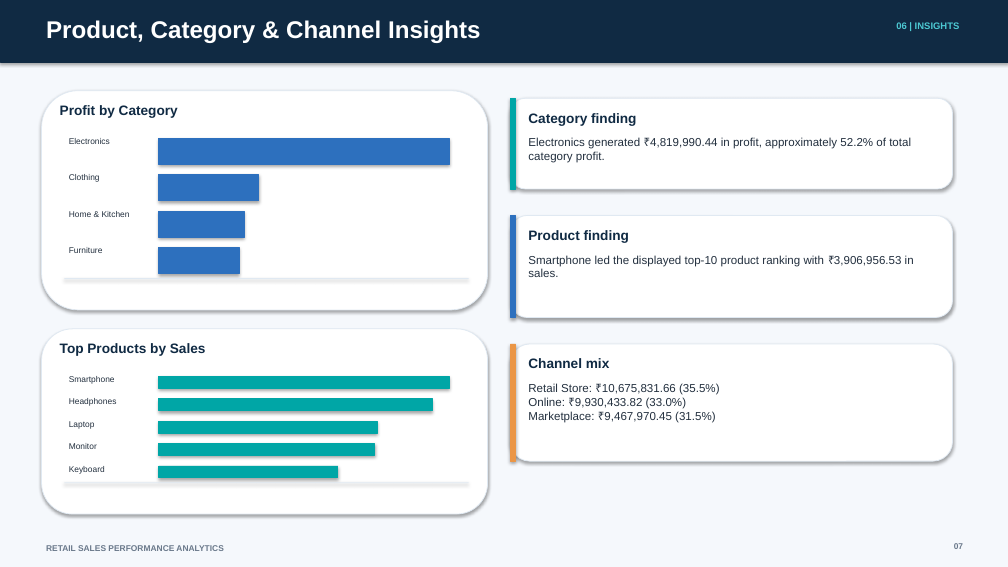
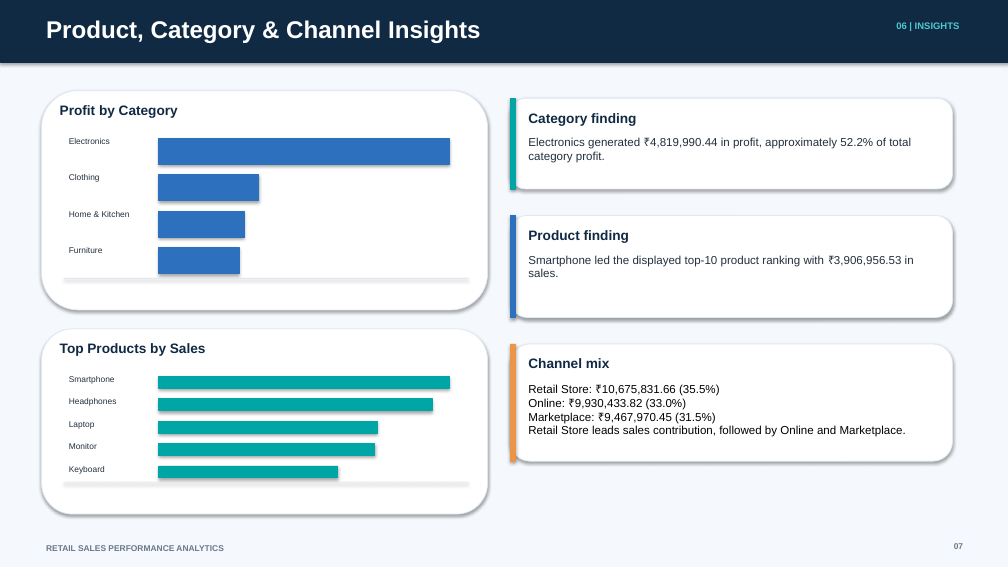
Before and after one commit to ReyanReza3126/-Retail-Sales-Performance-Analytics, a slide deck: slide 7 of Retail_Sales_Performance_Analytics.pptx. Drawn at 1008x567 pixels with LibreOffice and Linux fonts; fonts in the diff are those of the drawing. Boxes give left, top, right and bottom in pixels: in the first picture for what was removed or moved away, otherwise in the second. Text is boxed around its words. In the diff, an @@ line names an element or a change of style, - is before the commit and + after.

```diff
--- a/Retail_Sales_Performance_Analytics.pptx
+++ b/Retail_Sales_Performance_Analytics.pptx
@@ text at bbox=[528, 384, 719, 424]: text colour #222F3E to #000000 in "Retail Store: ₹10,675,831.66 (35.5%) Online: ₹9,930,433.82 ( ..." @@
@@ text at bbox=[528, 425, 906, 437]: paragraph added @@
+Retail Store leads sales contribution, followed by Online and Marketplace.
```
Also in this commit, not shown: 5 other slides changed.
